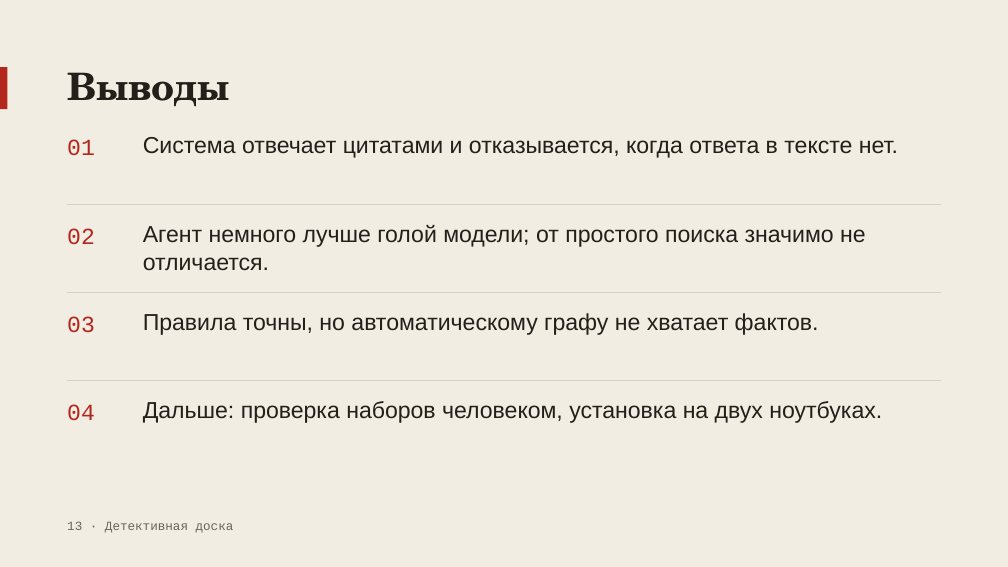
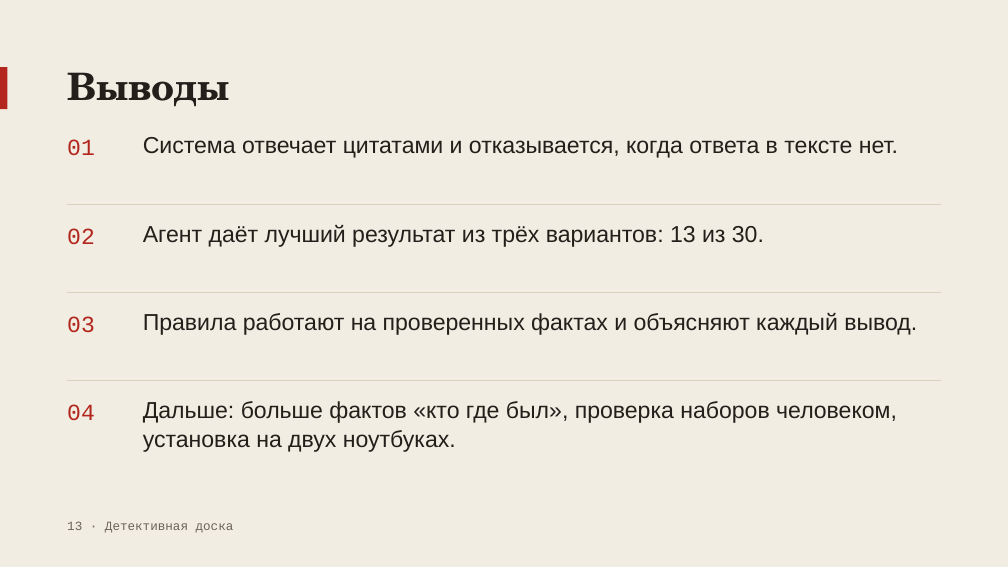
Before and after one commit to AndrewStrizhevskiy/detective-board, a slide deck: slide 13 of docs/gost/10-prezentaciya-dizajn.pptx. Drawn at 1008x567 pixels with LibreOffice and Linux fonts; fonts in the diff are those of the drawing. Boxes give left, top, right and bottom in pixels: in the first picture for what was removed or moved away, otherwise in the second. Text is boxed around its words. In the diff, an @@ line names an element or a change of style, - is before the commit and + after.

```diff
--- a/docs/gost/10-prezentaciya-dizajn.pptx
+++ b/docs/gost/10-prezentaciya-dizajn.pptx
@@ text at bbox=[143, 225, 764, 247]: text changed @@
-Агент немного лучше голой модели; от простого поиска значимо не отличается.
+Агент даёт лучший результат из трёх вариантов: 13 из 30.
@@ text at bbox=[143, 313, 917, 335]: text changed @@
-Правила точны, но автоматическому графу не хватает фактов.
+Правила работают на проверенных фактах и объясняют каждый вывод.
@@ text at bbox=[143, 401, 897, 452]: text changed @@
-Дальше: проверка наборов человеком, установка на двух ноутбуках.
+Дальше: больше фактов «кто где был», проверка наборов человеком, установка на двух ноутбуках.
```
Also in this commit, not shown: 3 other slides changed, 31 other files.
